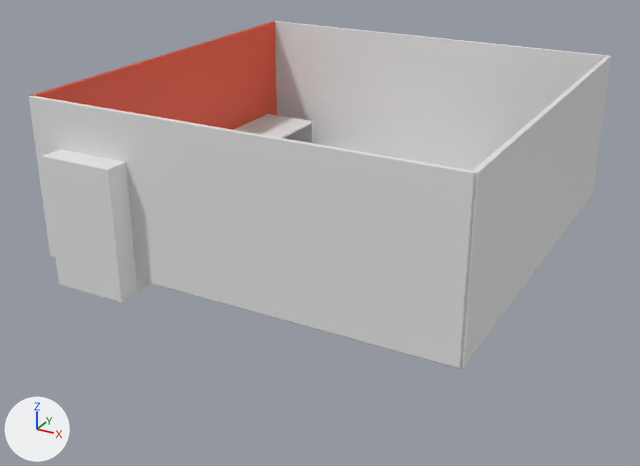
Two versions of the FBX model Assets/Invarement/fullScene.fbx, one commit apart.
Both versions are drawn from a 50 mm camera at (15.1, -29.4, 13.9) aimed at (-0.3, -1.3, -0.1). Arrows for +X, +Y and +Z are at lower left; the lights stay in place. Where no turn or scale is listed for an object, it has been applied to the vertices. Vertices at the same position are counted once.
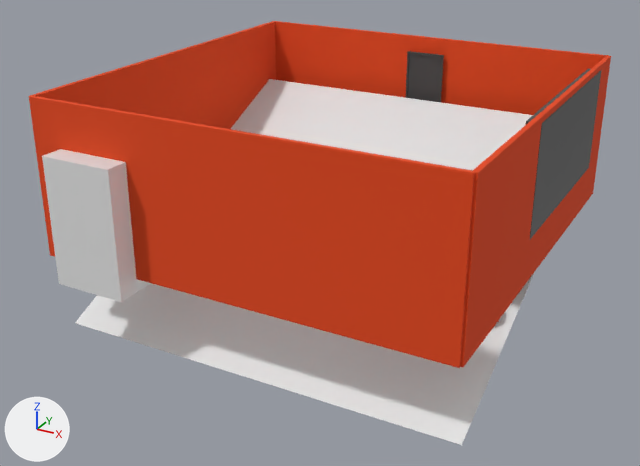
Location of each change, [x1, y1, x2, y2] in pixels of the pictures (640 x 466 px):
'Cube.003', surface changed, recoloured: [29, 96, 476, 368] in both
'Plane', added: after [75, 79, 534, 445]
'Cube.004', surface changed, recoloured: [275, 21, 609, 171] in both
'Cube', surface changed, recoloured: [460, 56, 611, 367] in both
'Cube.002', surface changed: [30, 21, 277, 130] in both
'Cube.010', added: after [526, 69, 601, 239]
'Cube.001', reshaped, moved, rescaled: before [52, 256, 462, 369]; after [406, 51, 444, 102]
part 1 of me_cube_001, built on: before [52, 256, 460, 369]; after [406, 52, 443, 102]
part 2 of me_cube_001, recoloured: after [408, 51, 444, 102]

Diff of the bpy script that builds the scene:
```diff
--- a/Assets/Invarement/fullScene.fbx.py
+++ b/Assets/Invarement/fullScene.fbx.py
@@ mat_material @@
 mat_material.base_color = (0.8, 0.0642, 0.00755)  # orange #e74815
+mat_material.roughness = 1.0
@@ me_cube_011 @@
 me_cube_011.from_pydata(...)  # 16 vertices, 10 faces; spans x -8.0..8.0, y -0.1..0.1, z -3.0..3.0
+me_cube_011.materials.append(mat_material)  # orange #e74815
@@ me_cube @@
 me_cube.from_pydata(...)  # 8 vertices, 6 faces; spans x -0.1..0.1, y -8.0..8.0, z -3.0..3.0
+me_cube.materials.append(mat_material)  # orange #e74815
@@ me_cube_004 @@
 me_cube_004.from_pydata(...)  # 8 vertices, 6 faces; spans x -8.0..8.0, y -0.1..0.1, z -3.0..3.0
+me_cube_004.materials.append(mat_material)  # orange #e74815
@@ me_cube_001 @@
 # used by ob_cube_001; location = (0.0, 0.0, 0.0); scale = (8.0, 8.0, 0.09)
 # verts and faces of me_cube_001; kept vertices keep their numbers, new ones are numbered from 8
 # before: 0 (-1.0, -1.0, -1.0) at pixel (52, 256), 1 (-1.0, -1.0, 1.0), 4 (1.0, -1.0, -1.0) at pixel (460, 369), 5 (1.0, -1.0, 1.0) at pixel (460, 364)
-me_cube_001.from_pydata(...)  # 8 vertices, 6 faces; spans x -1.0..1.0, y -1.0..1.0, z -1.0..1.0
+me_cube_001.from_pydata(...)  # 16 vertices, 14 faces; spans x -1.0..1.0, y -1.0..1.0, z -1.0..1.0
+# me_cube_001 part 1
+delete_faces([(0, 4, 5, 1)])
+verts[8] = (-0.94, -1.0, -0.94)
+verts[9] = (-0.94, -1.0, 0.94)  # pixel (408, 53)
+verts[10] = (-0.94, 0.17, -0.94)
+verts[11] = (-0.94, 0.17, 0.94)  # pixel (408, 53)
+for new, old in zip([*range(12, 16)], [*range(8, 12)]): verts[new] = verts[old] + (1.88, 0.0, 0.0)
+faces += [(8, 12, 14, 10), (0, 8, 9, 1), (4, 5, 13, 12), (0, 4, 12, 8), (1, 9, 13, 5), (10, 14, 15, 11)]
+faces += [(8, 10, 11, 9), (9, 11, 15, 13), (12, 13, 15, 14)]
+# me_cube_001 part 2: 5 faces spanning x -1.0..1.0, y -1.0..1.0, z -1.0..1.0 switch from mat_tree_for_pol (white #e7e7e7) to mat_metal (dark grey #484848)
@@ me_cube_012 @@
+me_cube_012.from_pydata([(-0.26, -4.02, -1.97), (-0.26, -4.02, 1.97), (-0.26, 4.02, -1.97), (-0.26, 4.02, 1.97), (0.26, -4.16, -2.03), (0.26, -4.16, 2.03), (0.26, 4.16, -2.03), (0.26, 4.16, 2.03), (-0.26, 4.16, -2.03), (-0.26, -4.16, -2.03), (-0.26, -4.16, 2.03), (-0.26, 4.16, 2.03), (0.04, 4.02, -1.97), (0.04, -4.02, -1.97), (0.04, -4.02, 1.97), (0.04, 4.02, 1.97)], [], [(3, 2, 12, 15), (8, 11, 7, 6), (6, 7, 5, 4), (4, 5, 10, 9), (8, 6, 4, 9), (7, 11, 10, 5), (0, 2, 8, 9), (1, 0, 9, 10), (3, 1, 10, 11), (2, 3, 11, 8), (13, 14, 15, 12), (0, 1, 14, 13), (1, 3, 15, 14), (2, 0, 13, 12)])
+me_cube_012.materials.append(mat_metal)  # dark grey #484848
@@ me_plane_001 @@
+me_plane_001.from_pydata([(-1.0, -1.0, 0.0), (1.0, -1.0, 0.0), (-1.0, 1.0, 0.0), (1.0, 1.0, 0.0)], [], [(0, 1, 3, 2)])
+me_plane_001.materials.append(mat_tree_for_pol)  # white #e7e7e7
@@ ob_cube_001 @@
 ob_cube_001 = bpy.data.objects.new('Cube.001', me_cube_001)
-ob_cube_001.location = (0.0, 0.0, 0.0)
-ob_cube_001.scale = (8.0, 8.0, 0.09)
+ob_cube_001.location = (0.08, 7.74, 3.68)
+ob_cube_001.scale = (0.854, 0.0567, 1.65)
@@ ob_cube_010 @@
+ob_cube_010 = bpy.data.objects.new('Cube.010', me_cube_012)
+ob_cube_010.location = (7.84, 2.19, 3.74)
@@ ob_plane @@
+ob_plane = bpy.data.objects.new('Plane', me_plane_001)
+ob_plane.location = (0.0, 0.0, 0.03)
+ob_plane.rotation_euler = (0.422, 0.0, 0.0)  # degrees (24, 0, 0)
+ob_plane.scale = (8.0, 8.0, 0.0)
```
